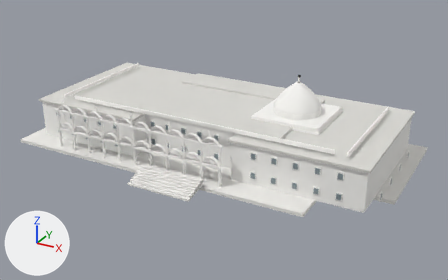
Renders of the glTF model public/models/bangabhaban.glb from each side of a commit.
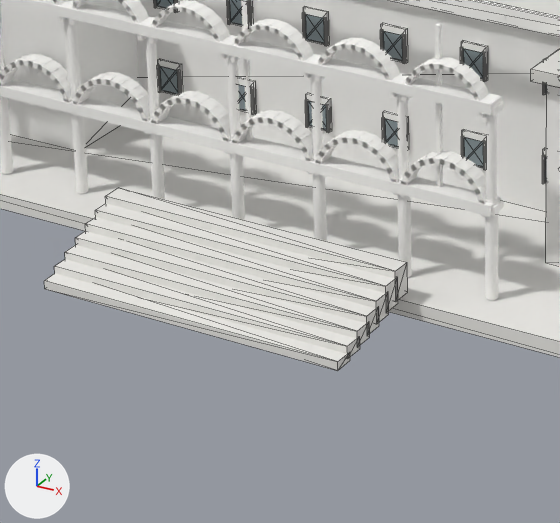
The first picture shows the older version from a 50 mm lens placed at (66.4, -119.3, 61.5), pointed at (3.1, -4.2, 3.9). The close-ups show the older and then the newer version on the part from 26% to 52% of the width and 45% to 83% of the height of that picture. Only the edits that show in the close-ups are written down. The lights are fixed; the arrows at lower left show +X, +Y and +Z. The close-ups show mesh edges as thin lines. Vertices at exactly the same position are counted once.

Objects in the first close-up: 'CentralHall', 'EastWing', 'EntranceStair', 'FacadeTrim', 'Loggia', 'Parapet', 'Plinth', 'RoofDeck', 'WestWing', 'WindowsAndDoors'.
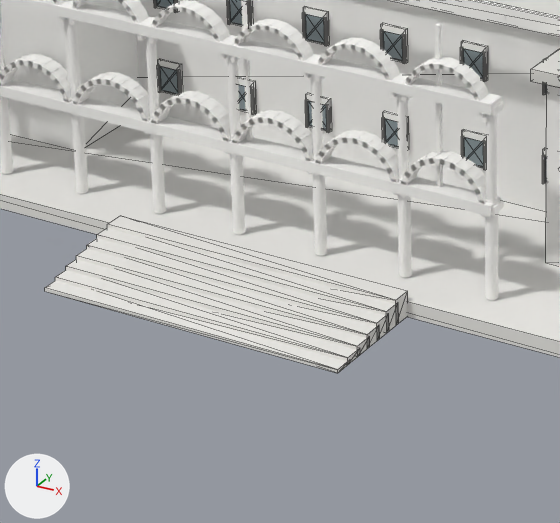
What changed in the scene script:
```text
Change me_entrancestair:
    used by ob_entrancestair; location = (0.0, 0.0, 0.0)
    remove me_entrancestair.from_pydata(...)  # 56 vertices, 84 faces; spans x -7.5..7.5, y -27.1..-21.4, z 0.1..2.6
    add me_entrancestair.from_pydata(...)  # 56 vertices, 84 faces; spans x -7.5..7.5, y -27.1..-21.4, z 0.0..1.2
    me_entrancestair part 1: the loose piece of 8 vertices spanning x -7.5..7.5, y -27.1..-26.1, z 0.1..0.5 is scaled about the mesh origin by (1, 1, 0.417)
    me_entrancestair part 2: the loose piece of 8 vertices spanning x -7.5..7.5, y -26.3..-25.3, z 0.3..0.9 is scaled about its middle by (1, 1, 0.588), then moved by (0.0, 0.0, -0.4)
    me_entrancestair part 3: the loose piece of 8 vertices spanning x -7.5..7.5, y -25.5..-24.5, z 0.5..1.2 is scaled about its middle by (1, 1, 0.682), then moved by (0.0, 0.0, -0.6)
    me_entrancestair part 4: the loose piece of 8 vertices spanning x -7.5..7.5, y -24.7..-23.8, z 0.6..1.6 is scaled about its middle by (1, 1, 0.741), then moved by (0.0, 0.0, -0.8)
    me_entrancestair part 5: the loose piece of 8 vertices spanning x -7.5..7.5, y -24.0..-23.0, z 0.8..1.9 is scaled about its middle by (1, 1, 0.781), then moved by (0.0, 0.0, -0.9)
    me_entrancestair part 6: the loose piece of 8 vertices spanning x -7.5..7.5, y -23.2..-22.2, z 1.0..2.2 is scaled about its middle by (1, 1, 0.811), then moved by (0.0, 0.0, -1.1)
    me_entrancestair part 7: the loose piece of 8 vertices spanning x -7.5..7.5, y -22.4..-21.4, z 1.1..2.6 is scaled about its middle by (1, 1, 0.833), then moved by (0.0, 0.0, -1.3)
```

Boxes (x1, y1, x2, y2) around the edits, measured in the close-ups (560 x 523 px; the box of a moved part takes in the faces that stretch with it):
'EntranceStair', reshaped (14% shorter): before (44, 188, 408, 371); after (45, 216, 408, 373)
part 1 of me_entrancestair, moved or reshaped: before (44, 273, 350, 371); after (45, 281, 350, 373)
part 2 of me_entrancestair, moved or reshaped: before (54, 259, 360, 357); after (55, 270, 360, 364)
part 3 of me_entrancestair, moved or reshaped: before (65, 245, 370, 346); after (66, 259, 370, 356)
part 4 of me_entrancestair, moved or reshaped: before (75, 231, 379, 335); after (76, 249, 380, 349)
part 5 of me_entrancestair, moved or reshaped: before (85, 217, 389, 323); after (87, 238, 389, 341)
part 6 of me_entrancestair, moved or reshaped: before (95, 203, 398, 313); after (97, 228, 399, 332)
part 7 of me_entrancestair, moved or reshaped: before (105, 188, 408, 300); after (107, 216, 408, 324)
